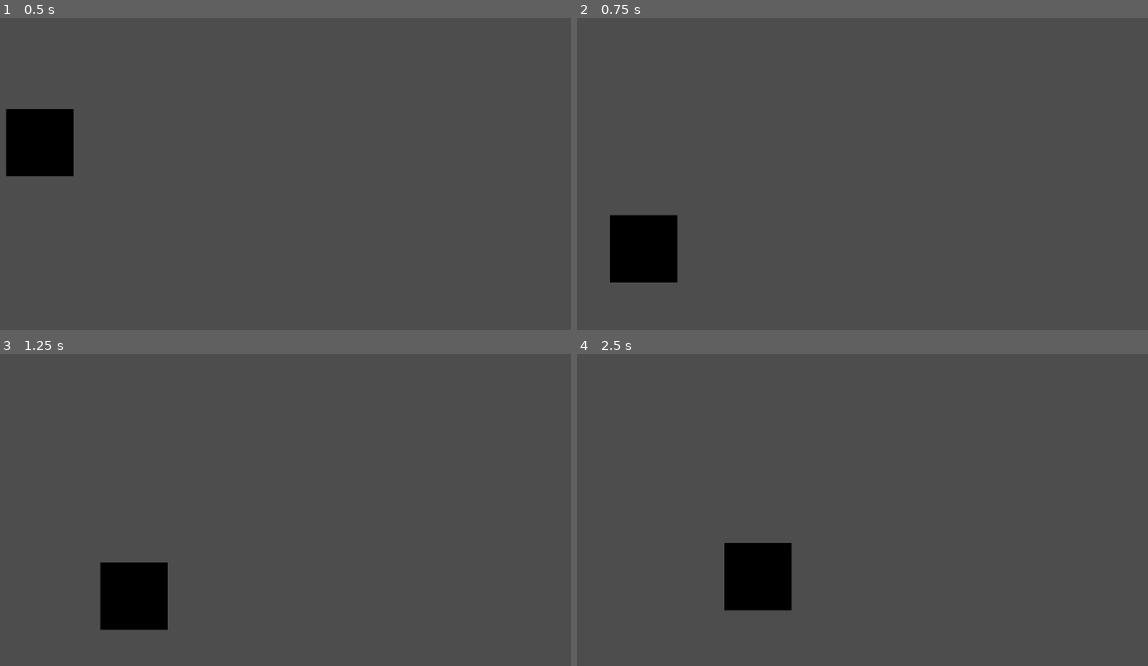
Above: before the commit, frames 1-4 (two rows, left to right).
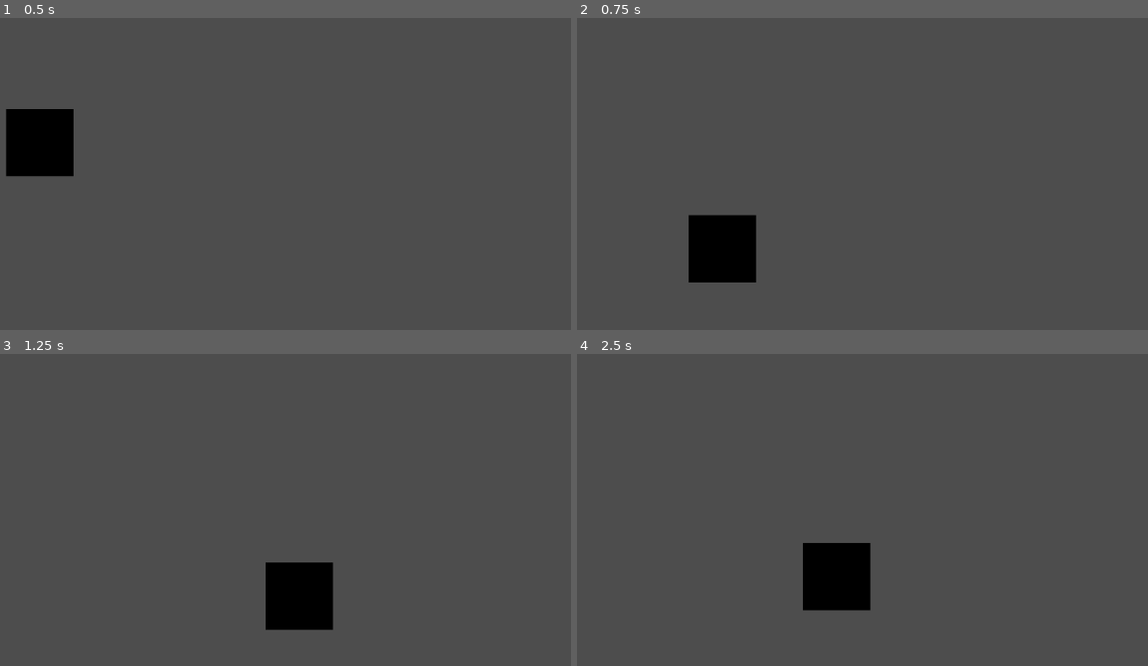
Above: after the commit, the same moments.

Repository: CD1FOX/MovingSquare
Game: Godot game, scene res://Scenes/main.tscn
Two runs of this game, one before a commit and one after it. Both use one fixed random seed, a clock stepped at 60 frames per second and the inputs below.
Inputs:
- Up to frame 1 (0.5 s): no input
- Up to frame 2 (0.75 s): tap Enter (ui_accept) at 0.5 s; hold Right (ui_right) from 0.53 s (still down); hold Shift (Sprint, bound only after the commit) from 0.53 s (still down); tap X (Dash, bound only after the commit) at 0.6 s
- Up to frame 3 (1.25 s): keep holding Right (ui_right); keep holding Shift (Sprint, bound only after the commit); tap Enter (ui_accept) at 0.77, 1.07 s
- Up to frame 4 (2.5 s): release Shift (Sprint, bound only after the commit) at 1.28 s; tap Shift (Sprint, bound only after the commit) at 1.35 s; tap Enter (ui_accept) at 1.52, 1.55, 1.82 s; release Right (ui_right) at 2.03 s; hold Left (ui_left) from 2.03 s (still down); hold Enter (ui_accept) from 2.03 s (still down); tap X (Dash, bound only after the commit) at 2.3 s

Frame 1 is identical in both runs. In frame 2, 5.2% of the frame differs, in the area x 5-32%, y 63-85%; in frame 3, 5.2%; in frame 4, 5.2%.

Commit message:
Update
Added:
- Speed Control
- Dashing

Diff:
--- /dev/null
+++ b/Scenes/Entity/Player/player.gd
@@ -0,0 +1,63 @@
+extends CharacterBody2D
+
+#Constants
+const normalSpeed = 200.0
+const sprintSpeed = 350.0
+const jumpVelocity = -400.0
+const gravity = 1000.0
+const dashSpeed = 1000.0
+const dashDuration = 0.2
+const dashCooldown = 1.0
+
+#variables
+var dashTimer = 0.0
+var dashCooldownTimer = 0.0
+var isDashing = false
+var dashDirection = 0
+
+
+#Main Physics
+func _physics_process(delta: float) -> void:
+	var direction = 0
+	var speed = normalSpeed
+
+	#Left / Right Input
+	if Input.is_action_pressed("ui_left"):
+		direction -= 1
+	if Input.is_action_pressed("ui_right"):
+		direction += 1
+
+	#Sprinting
+	if Input.is_action_pressed("Sprint") and not isDashing:
+		speed = sprintSpeed
+
+	#Dash Input
+	if Input.is_action_just_pressed("Dash") and not isDashing and dashCooldownTimer <= 0:
+		isDashing = true
+		dashTimer = dashDuration
+		dashDirection = direction if direction != 0 else sign(velocity.x)
+		dashCooldownTimer = dashCooldown
+
+	#Handles Dash
+	if isDashing:
+		velocity.x = dashDirection * dashSpeed
+		dashTimer -= delta
+		if dashTimer <= 0:
+			isDashing = false
+	else:
+		#Apply horizontal movement
+		velocity.x = direction * speed
+
+	#Apply Gravity
+	if not is_on_floor():
+		velocity.y += gravity * delta
+	else:
+		if Input.is_action_pressed("ui_accept"):
+			velocity.y = jumpVelocity
+
+	#Cooldown Countdown
+	if dashCooldownTimer > 0:
+		dashCooldownTimer -= delta
+
+	#Move the character
+	move_and_slide()
--- a/Scenes/Environment/player.tscn
+++ b/Scenes/Entity/Player/player.tscn
@@ -1,6 +1,6 @@
 [gd_scene load_steps=3 format=3 uid="uid://bev7isxv7avk2"]
 
-[ext_resource type="Script" uid="uid://cdf3hr2pih6a5" path="res://Scenes/Environment/player.gd" id="1_xw21c"]
+[ext_resource type="Script" uid="uid://cdf3hr2pih6a5" path="res://Scenes/Entity/Player/player.gd" id="1_xw21c"]
 
 [sub_resource type="RectangleShape2D" id="RectangleShape2D_su0ot"]
 size = Vector2(81.255, 81.255)
--- a/Scenes/Environment/player.gd
+++ /dev/null
@@ -1,29 +0,0 @@
-extends CharacterBody2D
-
-#Constants
-const speed = 200.0
-const jumpVelocity = -400.0
-const gravity = 1000.0
-
-#Main Physics
-func _physics_process(delta: float) -> void:
-	var direction = 0
-
-	#Left / Right Input
-	if Input.is_action_pressed("ui_left"):
-		direction -= 1
-	if Input.is_action_pressed("ui_right"):
-		direction += 1
-
-	#Apply horizontal movement
-	velocity.x = direction * speed
-
-	#Apply Gravity
-	if not is_on_floor():
-		velocity.y += gravity * delta
-	else:
-		if Input.is_action_pressed("ui_accept"):
-			velocity.y += jumpVelocity
-
-	#Move the character
-	move_and_slide()
--- a/Scenes/main.tscn
+++ b/Scenes/main.tscn
@@ -1,7 +1,7 @@
 [gd_scene load_steps=3 format=3 uid="uid://dkr4vjltnwv8m"]
 
 [ext_resource type="PackedScene" uid="uid://b6uurfsgbhvmv" path="res://Scenes/Environment/walls.tscn" id="1_jjgbg"]
-[ext_resource type="PackedScene" uid="uid://bev7isxv7avk2" path="res://Scenes/Environment/player.tscn" id="2_bo1nx"]
+[ext_resource type="PackedScene" uid="uid://bev7isxv7avk2" path="res://Scenes/Entity/Player/player.tscn" id="2_bo1nx"]
 
 [node name="Main" type="Node2D"]
 
--- a/project.godot
+++ b/project.godot
@@ -14,3 +14,20 @@
 run/main_scene="uid://dkr4vjltnwv8m"
 config/features=PackedStringArray("4.4", "Forward Plus")
 config/icon="res://icon.svg"
+
+[display]
+
+window/vsync/vsync_mode=0
+
+[input]
+
+Sprint={
+"deadzone": 0.2,
+"events": [Object(InputEventKey,"resource_local_to_scene":false,"resource_name":"","device":-1,"window_id":0,"alt_pressed":false,"shift_pressed":false,"ctrl_pressed":false,"meta_pressed":false,"pressed":false,"keycode":0,"physical_keycode":4194325,"key_label":0,"unicode":0,"location":0,"echo":false,"script":null)
+]
+}
+Dash={
+"deadzone": 0.2,
+"events": [Object(InputEventKey,"resource_local_to_scene":false,"resource_name":"","device":-1,"window_id":0,"alt_pressed":false,"shift_pressed":false,"ctrl_pressed":false,"meta_pressed":false,"pressed":false,"keycode":0,"physical_keycode":88,"key_label":0,"unicode":120,"location":0,"echo":false,"script":null)
+]
+}
Binary file added: Assets/pixil-frame-0.png
Not shown, added: Assets/pixil-frame-0.png.import
Renamed: Scenes/Environment/player.gd.uid -> Scenes/Entity/Player/player.gd.uid
